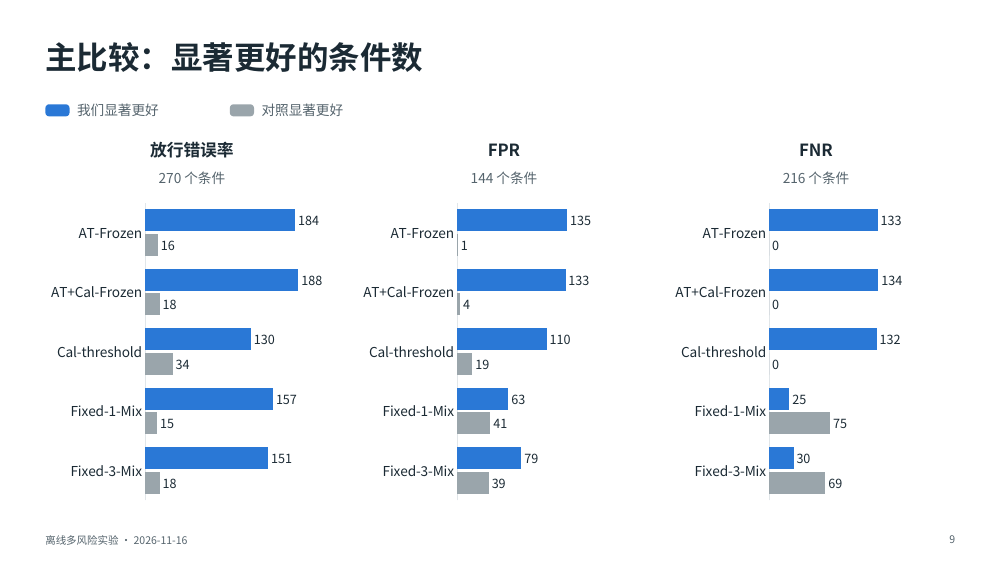
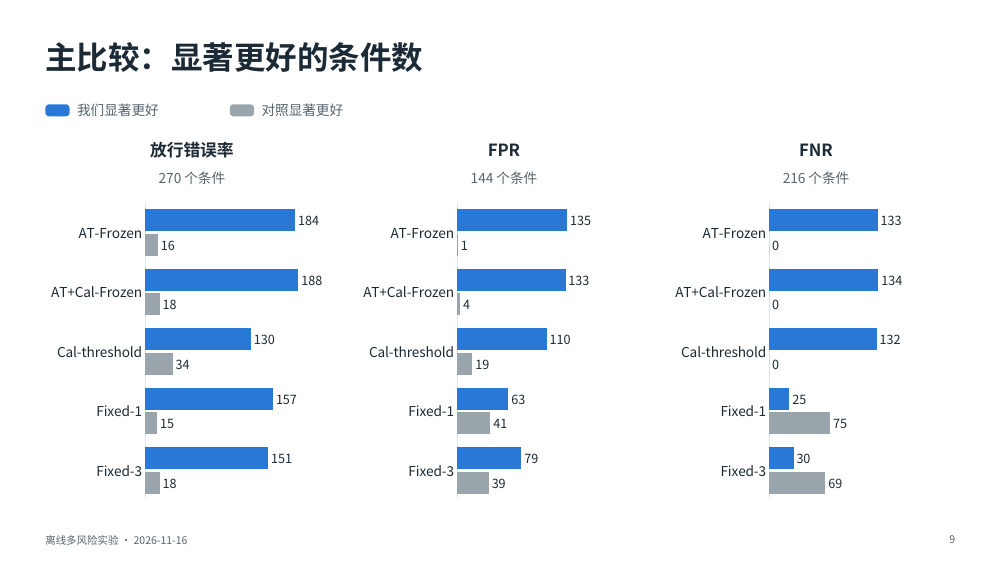
Before and after one commit to toz015/verification_generation_experiment, a slide deck: slide 9 of reports/offline_multirisk_20261116_calibrated/deck/离线多风险实验_20261116.pptx. Drawn at 1008x567 pixels with LibreOffice and Linux fonts; fonts in the diff are those of the drawing. Boxes give left, top, right and bottom in pixels: in the first picture for what was removed or moved away, otherwise in the second. Text is boxed around its words. In the diff, an @@ line names an element or a change of style, - is before the commit and + after.

```diff
--- a/reports/offline_multirisk_20261116_calibrated/deck/离线多风险实验_20261116.pptx
+++ b/reports/offline_multirisk_20261116_calibrated/deck/离线多风险实验_20261116.pptx
@@ bar chart at (x1=45, y1=197, x2=339, y2=507) @@
-categories: AT-Frozen, AT+Cal-Frozen, Cal-threshold, Fixed-1-Mix, Fixed-3-Mix
+categories: AT-Frozen, AT+Cal-Frozen, Cal-threshold, Fixed-1, Fixed-3
@@ bar chart at (x1=358, y1=197, x2=651, y2=507) @@
-categories: AT-Frozen, AT+Cal-Frozen, Cal-threshold, Fixed-1-Mix, Fixed-3-Mix
+categories: AT-Frozen, AT+Cal-Frozen, Cal-threshold, Fixed-1, Fixed-3
@@ bar chart at (x1=670, y1=197, x2=963, y2=507) @@
-categories: AT-Frozen, AT+Cal-Frozen, Cal-threshold, Fixed-1-Mix, Fixed-3-Mix
+categories: AT-Frozen, AT+Cal-Frozen, Cal-threshold, Fixed-1, Fixed-3
```
Also in this commit, not shown: 11 other slides changed, 6 other files.
